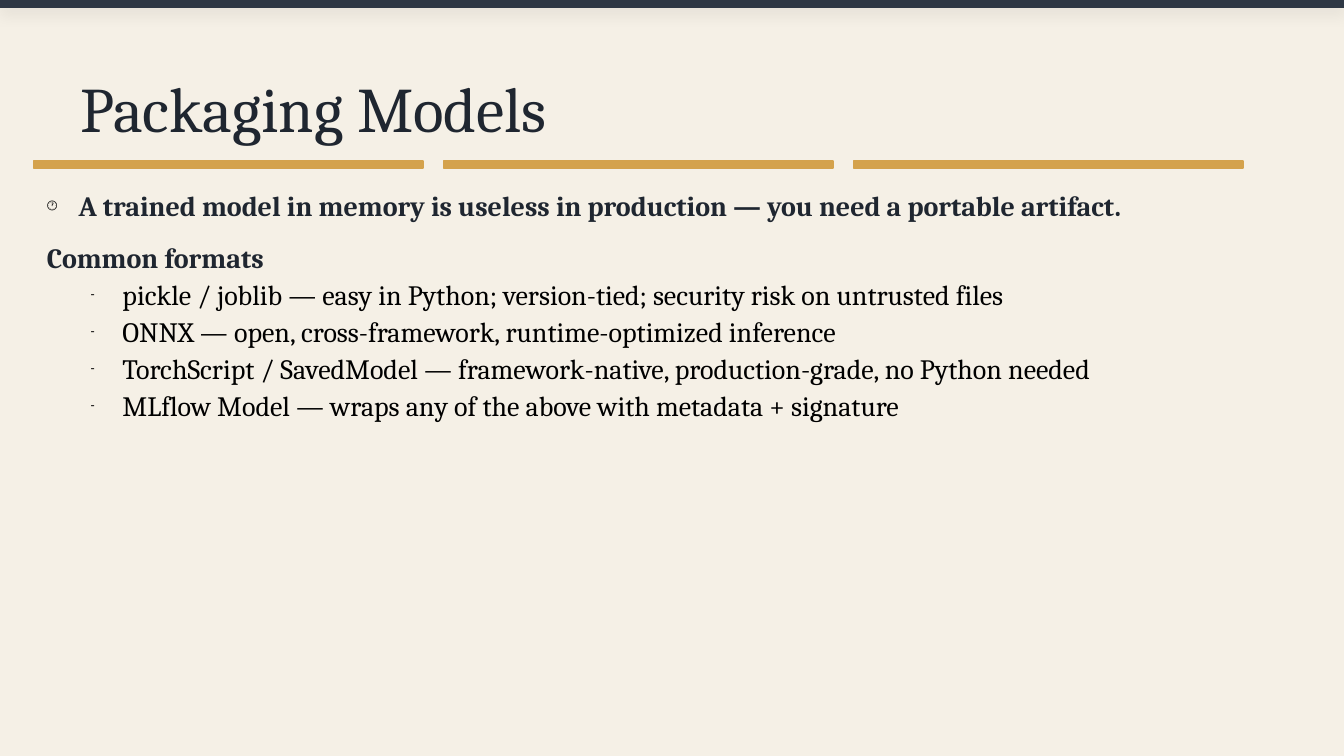
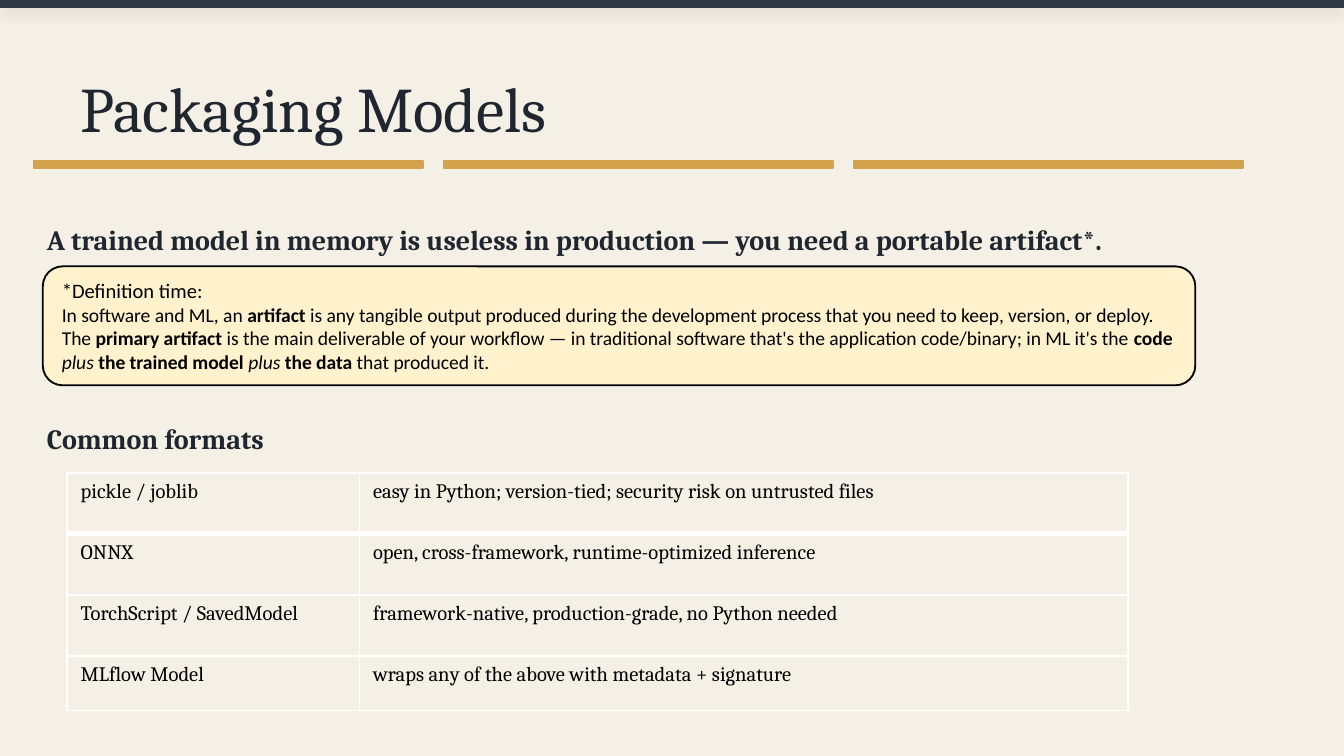
Before and after one commit to davejeon/dsr_ml_ops, a slide deck: slide 3 of day2_slides.pptx (slide 2 before the commit). Drawn at 1344x756 pixels with LibreOffice and Linux fonts; fonts in the diff are those of the drawing. Boxes give left, top, right and bottom in pixels: in the first picture for what was removed or moved away, otherwise in the second. Text is boxed around its words. In the diff, an @@ line names an element or a change of style, - is before the commit and + after.

```diff
--- a/day2_slides.pptx
+++ b/day2_slides.pptx
@@ text at bbox=[47, 230, 1102, 256]: text changed @@
-🕐 A trained model in memory is useless in production — you need a portable artifact.
+A trained model in memory is useless in production — you need a portable artifact*.
@@ rounded rectangle added at bbox=[43, 266, 1196, 384], fill #FFF2CC, outline #000000 1 pt, 10.5 pt, text #000000 @@
+*Definition time:
+In software and ML, an artifact is any tangible output produced during the development process that you need to keep, version, or deploy. The primary artifact is the main deliverable of your workflow — in traditional software that's the application code/binary; in ML it's the code plus the trained model plus the data that produced it.
@@ text at bbox=[122, 285, 1090, 422]: paragraphs removed @@
-– pickle / joblib — easy in Python; version-tied; security risk on untrusted files
-– ONNX — open, cross-framework, runtime-optimized inference
-– TorchScript / SavedModel — framework-native, production-grade, no Python needed
-– MLflow Model — wraps any of the above with metadata + signature
@@ table added at bbox=[67, 473, 1129, 716], 4 rows, 2 columns @@
+pickle / joblib | easy in Python; version-tied; security risk on untrusted files
+ONNX | open, cross-framework, runtime-optimized inference
+TorchScript / SavedModel | framework-native, production-grade, no Python needed
+MLflow Model | wraps any of the above with metadata + signature
```
Also in this commit, not shown: 16 other slides changed, 31 slides added, 1 slide removed, 2 other files.
